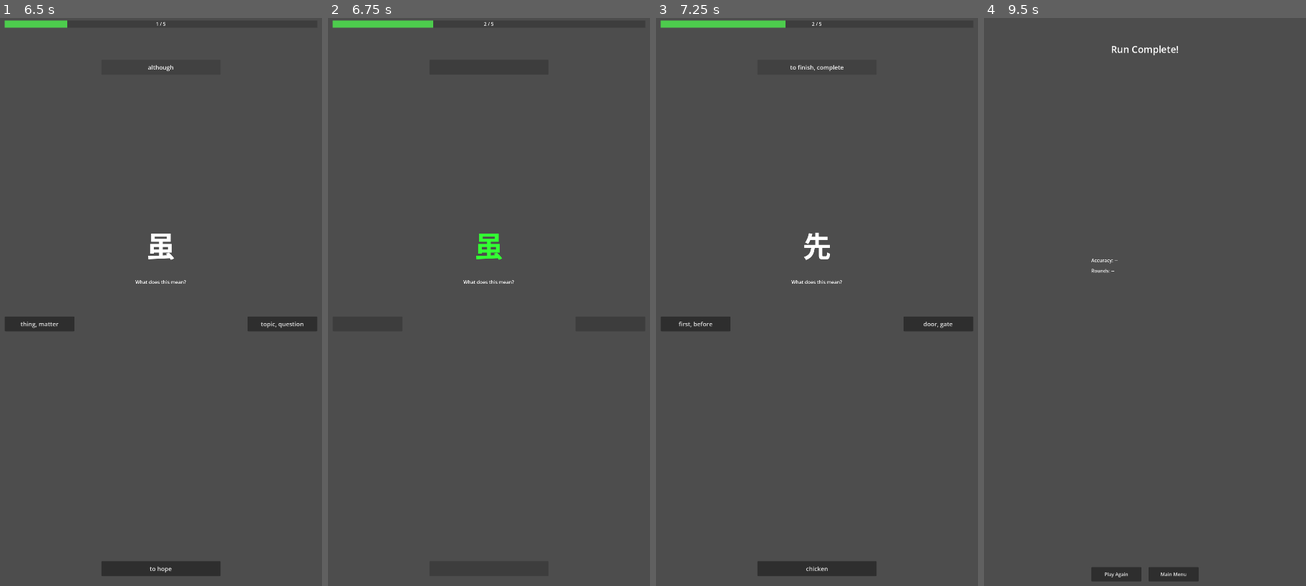
Above: before the commit, frames 1-4 (left to right).
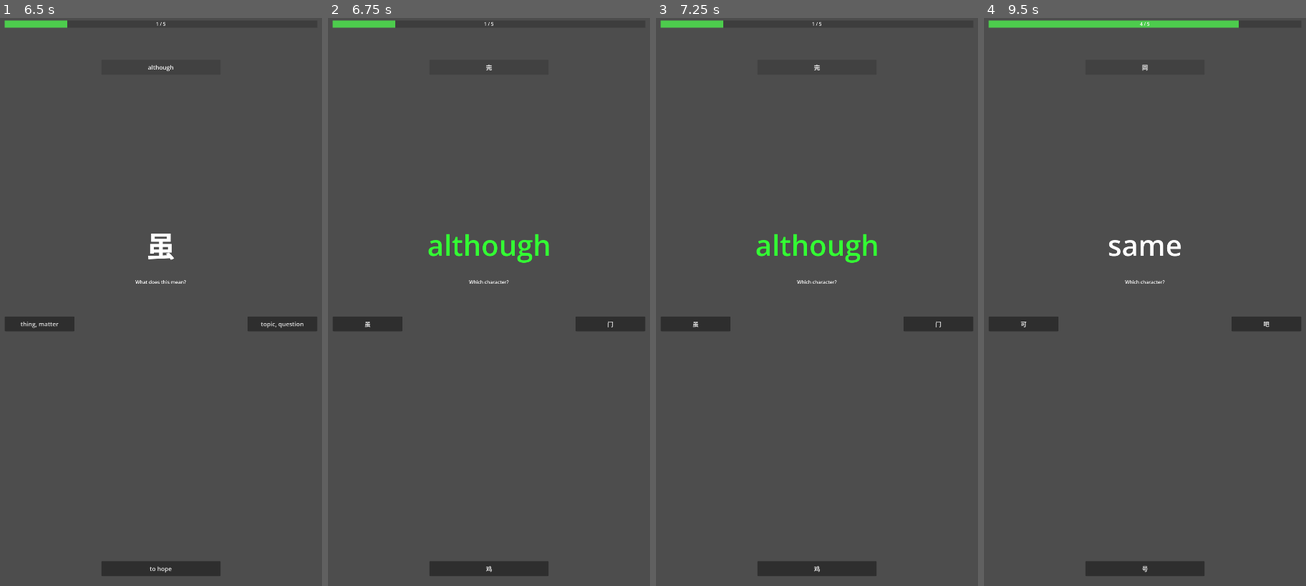
Above: after the commit, the same moments.

Repository: mikechin/Nice
Game: Godot game, scene res://scenes/screens/main_menu.tscn
The game is run twice, just before and just after one commit, with the same random seed, the same clock (stepped at 60 frames per second) and the same inputs.
Inputs:
- Up to frame 1 (6.5 s): click "Play" at 0.5 s; click "Start Run" at 1.25 s; click "still, also" at 2 s; click "to wash" at 2.75 s; click "particle (suggestion)" at 3.5 s; click "Play Again" at 4.25 s; click "Start Run" at 5 s; click "because" at 5.75 s
- Up to frame 2 (6.75 s): click "although" at 6.5 s
- Up to frame 3 (7.25 s): no input
- Up to frame 4 (9.5 s): click "to finish, complete" (after the commit: "完") at 7.25 s; click "面" (after the commit: "guest") at 8 s; click "吧" (after the commit: "次") at 8.75 s

Frame 1 is identical in both runs. In frame 2, 1.0% of the frame differs, in the area x 11-89%, y 0-98%; in frame 3, 1.3%; in frame 4, 3.4%, in the area x 1-99%, y 0-100%.

Commit message:
Wire bonus round into ChallengePresenter
A correct primary on a rare/epic card now rolls the 20% trigger and, on
a hit, chains the three non-primary challenge types as bonus stages —
each correct stage banks a PowerBoost; a miss stops the chain. The
presenter exposes:

- challenge_completed (per stage, unchanged signature) — SRS records
  every stage, primary and bonus alike.
- bonus_round_started, bonus_stage_started — UI hooks for the future
  "BONUS ROUND!" treatment.
- card_resolved (terminal, exactly once per card) — carries the final
  primary_correct + accumulated boosts.

GameScreen now advances on card_resolved instead of challenge_completed
so bonus stages don't prematurely end the card. RunManager only sees
primary stages (bonus stages are SRS-tracked but don't affect round
progression / hand membership).

7 new tests; 448/448 overall pass. RNG is injectable so the bonus
trigger is deterministic in tests.

Co-Authored-By: Claude Opus 4.7 (1M context) <noreply@anthropic.com>

Diff:
--- a/godot-project/scenes/screens/game_screen.gd
+++ b/godot-project/scenes/screens/game_screen.gd
@@ -22,14 +22,24 @@
 var _is_transitioning: bool = false
 var _answer_generator: AnswerGenerator
 var _run_manager: RunManager
+var _bonus_manager: BonusRoundManager
+var _rng: RandomNumberGenerator
+## True between bonus_round_started and card_resolved; lets the per-stage
+## challenge_completed handler skip per-card bookkeeping for bonus stages.
+var _in_bonus_stage: bool = false
 
 
 func _ready() -> void:
 	_warn_missing_nodes()
 	_answer_generator = AnswerGenerator.new(GameState.character_db)
+	_bonus_manager = BonusRoundManager.new()
+	_rng = RandomNumberGenerator.new()
+	_rng.randomize()
 
 	if _challenge_presenter:
 		_challenge_presenter.challenge_completed.connect(_on_challenge_completed)
+		_challenge_presenter.bonus_round_started.connect(_on_bonus_round_started)
+		_challenge_presenter.card_resolved.connect(_on_card_resolved)
 
 	SignalBus.card_presented.connect(_on_card_presented)
 
@@ -87,8 +97,10 @@
 	if _card_prompt_label:
 		_card_prompt_label.remove_theme_color_override("font_color")
 
+	_in_bonus_stage = false
+
 	if _challenge_presenter:
-		_challenge_presenter.setup(_answer_generator)
+		_challenge_presenter.setup(_answer_generator, null, null, _bonus_manager, _rng)
 		_challenge_presenter.present_challenge(card_data, challenge_type, loot_rarity)
 
 
@@ -140,20 +152,18 @@
 	if _is_transitioning:
 		return
 
-	# Record in RunManager
-	if _run_manager:
+	# RunManager tracks per-card progress only — bonus stages share the
+	# primary card and must not double-count toward round completion.
+	if _run_manager and not _in_bonus_stage:
 		_run_manager.on_card_answered(card_id, challenge_type, correct, rating)
 
-	# Record in SRS scheduler
+	# SRS records every stage independently (per-card, per-challenge-type).
 	var now := Time.get_unix_time_from_system()
 	var review_result: Dictionary = GameState.review_scheduler.record_review(
 		card_id, challenge_type, rating, now
 	)
 
 	if correct:
-		_correct_count += 1
-
-		# Check for tier promotion
 		var promotion: Dictionary = review_result.get("promotion", {})
 		if promotion.get("promoted", false):
 			AudioManager.play_tier_promotion()
@@ -167,14 +177,24 @@
 		if _card_prompt_label:
 			_card_prompt_label.add_theme_color_override("font_color", Color(1.0, 0.2, 0.2))
 
-	# Clear answer labels
+
+func _on_bonus_round_started(_card_id: String) -> void:
+	_in_bonus_stage = true
+
+
+func _on_card_resolved(_card_id: String, primary_correct: bool, _boosts: Array) -> void:
+	if _is_transitioning:
+		return
+
+	if primary_correct:
+		_correct_count += 1
+
+	_in_bonus_stage = false
 	_clear_answer_labels()
 
-	# Advance to next card
 	_card_index += 1
 	_update_progress()
 
-	# Delay before next card for visual feedback
 	_is_transitioning = true
 	var timer := get_tree().create_timer(0.6)
 	timer.timeout.connect(_on_transition_timeout)
--- a/godot-project/src/swipe/challenge_presenter.gd
+++ b/godot-project/src/swipe/challenge_presenter.gd
@@ -1,13 +1,29 @@
 ## ChallengePresenter — Orchestrates the card + answers for each challenge.
 ## Ties together CardDisplay, AnswerGenerator, and SwipeDetector.
+##
+## Phase 2: a correct primary answer on a rare/epic card may roll into a
+## bonus round (BonusTrigger.roll). Bonus rounds chain the three challenge
+## types the primary didn't use; each correct stage banks a PowerBoost,
+## a miss stops the chain. The presenter emits per-stage challenge_completed
+## events plus a single terminal card_resolved per card so callers can
+## record SRS feedback per stage but only advance once the card is done.
 class_name ChallengePresenter
 extends Control
 
 signal challenge_completed(card_id: String, challenge_type: String, correct: bool, rating: int)
+## Fires after a correct primary when the trigger roll succeeds.
+signal bonus_round_started(card_id: String)
+## Fires once per bonus stage, just before its input is enabled.
+signal bonus_stage_started(card_id: String, stage: int)
+## Terminal signal — fires exactly once per card after the primary
+## (and any bonus stages) finish. boosts is Array[PowerBoost].
+signal card_resolved(card_id: String, primary_correct: bool, boosts: Array)
 
 var card_display: CardDisplay
 var swipe_detector: SwipeDetector
 var answer_generator: AnswerGenerator
+var bonus_manager: BonusRoundManager
+var rng: RandomNumberGenerator
 
 var _current_card: CharacterData
 var _current_challenge_type: String
@@ -16,6 +32,8 @@
 var _challenge_start_time: float = 0.0
 var _pause_start_ms: float = -1.0
 var _is_active: bool = false
+var _in_bonus_round: bool = false
+var _primary_correct: bool = false
 
 
 func _ready() -> void:
@@ -36,10 +54,18 @@
 				_pause_start_ms = -1.0
 
 
-func setup(ag: AnswerGenerator, cd: CardDisplay = null, sd: SwipeDetector = null) -> void:
+func setup(
+	ag: AnswerGenerator,
+	cd: CardDisplay = null,
+	sd: SwipeDetector = null,
+	brm: BonusRoundManager = null,
+	rng_: RandomNumberGenerator = null,
+) -> void:
 	answer_generator = ag
 	card_display = cd
 	swipe_detector = sd
+	bonus_manager = brm
+	rng = rng_
 	if swipe_detector:
 		if not swipe_detector.swipe_completed.is_connected(_on_swipe):
 			swipe_detector.swipe_completed.connect(_on_swipe)
@@ -47,30 +73,40 @@
 
 func present_challenge(card_data: CharacterData, challenge_type: String, loot_rarity: SrsEnums.LootRarity) -> void:
 	_current_card = card_data
+	_current_loot_rarity = loot_rarity
+	_in_bonus_round = false
+	_primary_correct = false
+
+	# Card display reset only happens for the primary — bonus stages reuse
+	# the same card without re-animating in.
+	if card_display:
+		card_display.setup_for_challenge(card_data, challenge_type, loot_rarity)
+		card_display.animate_card_in()
+
+	_present_for_challenge_type(challenge_type)
+
+
+func submit_answer(direction: String) -> void:
+	_on_swipe(direction)
+
+
+func _present_for_challenge_type(challenge_type: String) -> void:
 	_current_challenge_type = challenge_type
-	_current_loot_rarity = loot_rarity
 	_challenge_start_time = Time.get_ticks_msec()
 	_pause_start_ms = -1.0
 	_is_active = true
 
-	# Generate answer layout
-	_current_answers = answer_generator.generate_answers(card_data, challenge_type)
-
-	# Setup card display
-	if card_display:
-		card_display.setup_for_challenge(card_data, challenge_type, loot_rarity)
-		card_display.animate_card_in()
-
-	# Enable swipe input
+	_current_answers = answer_generator.generate_answers(_current_card, challenge_type)
+
+	if card_display and _in_bonus_round:
+		# Same card, new prompt — reset just the prompt content without
+		# replaying the entrance animation.
+		card_display.setup_for_challenge(_current_card, challenge_type, _current_loot_rarity)
+
 	if swipe_detector:
 		swipe_detector.set_enabled(true)
 
-	# Emit signal for UI to show answer labels
-	SignalBus.card_presented.emit(card_data.to_dict(), challenge_type)
-
-
-func submit_answer(direction: String) -> void:
-	_on_swipe(direction)
+	SignalBus.card_presented.emit(_current_card.to_dict(), challenge_type)
 
 
 func _on_swipe(direction: String) -> void:
@@ -84,30 +120,85 @@
 	var correct_dir: String = _current_answers.get("correct_direction", "")
 	var is_correct := direction == correct_dir
 	var elapsed_ms := roundi(Time.get_ticks_msec() - _challenge_start_time)
-
-	# Determine SRS rating from correctness and speed
 	var rating := _determine_rating(is_correct, elapsed_ms)
 
-	# Visual feedback
 	if card_display:
 		if is_correct:
 			card_display.show_correct_feedback()
 		else:
 			card_display.show_wrong_feedback()
 
-	# Emit result
+	# Per-stage feedback to the rest of the system. SRS tracks each
+	# challenge type independently — bonus stages are real reviews too.
 	SignalBus.card_answered.emit(
 		_current_card.to_dict(),
 		_current_challenge_type,
 		is_correct,
-		rating
+		rating,
 	)
 	challenge_completed.emit(
 		_current_card.character,
 		_current_challenge_type,
 		is_correct,
-		rating
+		rating,
 	)
+
+	if _in_bonus_round:
+		_handle_bonus_stage_result(is_correct)
+	else:
+		_handle_primary_result(is_correct)
+
+
+func _handle_primary_result(is_correct: bool) -> void:
+	_primary_correct = is_correct
+	if not is_correct:
+		_resolve_card([])
+		return
+
+	# Primary correct — try to roll a bonus round if eligible and we have a manager.
+	if bonus_manager == null:
+		_resolve_card([])
+		return
+
+	var outcome := BonusTrigger.roll(_current_loot_rarity, rng)
+	if outcome != BonusEnums.BonusOutcome.TRIGGERED:
+		_resolve_card([])
+		return
+
+	_start_bonus_round()
+
+
+func _start_bonus_round() -> void:
+	_in_bonus_round = true
+	bonus_manager.start(_current_card.character, _current_challenge_type)
+	bonus_round_started.emit(_current_card.character)
+	_advance_bonus_stage()
+
+
+func _advance_bonus_stage() -> void:
+	var stage := bonus_manager.next_stage()
+	if stage < 0:
+		_resolve_card(bonus_manager.get_boosts())
+		return
+	bonus_stage_started.emit(_current_card.character, stage)
+	_present_for_challenge_type(BonusEnums.stage_to_string(stage))
+
+
+func _handle_bonus_stage_result(is_correct: bool) -> void:
+	# Translate the just-presented challenge type back into a BonusStage
+	# so the manager can record it. Defensive: if it doesn't map, we stop
+	# the round rather than feeding a bogus value into the manager.
+	var stage := BonusEnums.stage_from_string(_current_challenge_type)
+	var outcome := bonus_manager.record_stage_result(stage, is_correct)
+	if outcome == BonusEnums.StageOutcome.CONTINUE:
+		_advance_bonus_stage()
+	else:
+		_resolve_card(bonus_manager.get_boosts())
+
+
+func _resolve_card(boosts: Array) -> void:
+	_in_bonus_round = false
+	card_resolved.emit(_current_card.character, _primary_correct, boosts)
 
 
 ## Map answer correctness + speed to an SRS rating.
@@ -143,3 +234,7 @@
 
 func is_active() -> bool:
 	return _is_active
+
+
+func is_in_bonus_round() -> bool:
+	return _in_bonus_round
--- /dev/null
+++ b/godot-project/tests/swipe/test_challenge_presenter_bonus.gd
@@ -0,0 +1,243 @@
+## Tests for ChallengePresenter bonus-round wiring — drive the state
+## machine via submit_answer, verify per-stage and terminal signals.
+extends GdUnitTestSuite
+
+var _presenter: ChallengePresenter
+var _gen: AnswerGenerator
+var _bonus: BonusRoundManager
+var _card: CharacterData
+
+
+func before_test() -> void:
+	_presenter = auto_free(ChallengePresenter.new())
+	_bonus = BonusRoundManager.new()
+
+	# Tiny deterministic-ish DB so AnswerGenerator can fill 4 slots.
+	var db := CharacterDatabase.new()
+	var chars: Array[CharacterData] = [
+		CharacterData.from_dict({
+			"character": "好", "pinyin": "hǎo", "tone": 3,
+			"meaning": "good", "hsk_level": 2, "radicals": ["女", "子"],
+		}),
+		CharacterData.from_dict({
+			"character": "大", "pinyin": "dà", "tone": 4,
+			"meaning": "big", "hsk_level": 2, "radicals": ["大"],
+		}),
+		CharacterData.from_dict({
+			"character": "小", "pinyin": "xiǎo", "tone": 3,
+			"meaning": "small", "hsk_level": 2, "radicals": ["小"],
+		}),
+		CharacterData.from_dict({
+			"character": "人", "pinyin": "rén", "tone": 2,
+			"meaning": "person", "hsk_level": 2, "radicals": ["人"],
+		}),
+	]
+	db.load_from_array(chars)
+	_gen = AnswerGenerator.new(db)
+	_card = chars[0]
+
+
+# -- helpers --
+
+## Find a seed whose first randf() falls on the requested side of the
+## trigger threshold. We probe a fresh RNG each iteration so the seed we
+## return is identical to the one the presenter will use.
+func _seed_for_trigger(should_trigger: bool) -> int:
+	for s in range(1, 500):
+		var probe := RandomNumberGenerator.new()
+		probe.seed = s
+		var hits := probe.randf() < BonusEnums.BONUS_TRIGGER_CHANCE
+		if hits == should_trigger:
+			return s
+	fail("No seed in [1, 500) produced the requested trigger outcome")
+	return -1
+
+
+func _make_rng(seed_value: int) -> RandomNumberGenerator:
+	var r := RandomNumberGenerator.new()
+	r.seed = seed_value
+	return r
+
+
+func _submit_correct() -> void:
+	var dir: String = _presenter.get_current_answers()["correct_direction"]
+	_presenter.submit_answer(dir)
+
+
+func _submit_wrong() -> void:
+	var correct_dir: String = _presenter.get_current_answers()["correct_direction"]
+	for d in ["up", "down", "left", "right"]:
+		if d != correct_dir:
+			_presenter.submit_answer(d)
+			return
+
+
+# -- ineligible loot rarity skips the bonus path entirely --
+
+func test_common_loot_resolves_immediately_on_correct() -> void:
+	_presenter.setup(_gen, null, null, _bonus, _make_rng(1))
+	var resolved: Array[Dictionary] = []
+	# Lambdas capture ints by value, so use a 1-element Array as a counter.
+	var bonus_starts: Array[int] = [0]
+	_presenter.card_resolved.connect(
+		func(card_id: String, primary_correct: bool, boosts: Array) -> void:
+			resolved.append({"card_id": card_id, "correct": primary_correct, "boosts": boosts})
+	)
+	_presenter.bonus_round_started.connect(func(_c: String) -> void: bonus_starts[0] += 1)
+
+	_presenter.present_challenge(_card, "meaning", SrsEnums.LootRarity.COMMON)
+	_submit_correct()
+
+	assert_int(resolved.size()).is_equal(1)
+	assert_str(resolved[0]["card_id"]).is_equal("好")
+	assert_bool(resolved[0]["correct"]).is_true()
+	assert_int(resolved[0]["boosts"].size()).is_equal(0)
+	assert_int(bonus_starts[0]).is_equal(0)
+
+
+# -- wrong primary never triggers a bonus --
+
+func test_wrong_primary_resolves_with_no_boosts() -> void:
+	# Even seeded for a guaranteed trigger, a wrong primary must skip bonus.
+	var seed_val := _seed_for_trigger(true)
+	_presenter.setup(_gen, null, null, _bonus, _make_rng(seed_val))
+	var resolved: Array[Dictionary] = []
+	var bonus_starts: Array[int] = [0]
+	_presenter.card_resolved.connect(
+		func(_c: String, primary_correct: bool, boosts: Array) -> void:
+			resolved.append({"correct": primary_correct, "boosts": boosts})
+	)
+	_presenter.bonus_round_started.connect(func(_c: String) -> void: bonus_starts[0] += 1)
+
+	_presenter.present_challenge(_card, "meaning", SrsEnums.LootRarity.NEW_CARD)
+	_submit_wrong()
+
+	assert_int(resolved.size()).is_equal(1)
+	assert_bool(resolved[0]["correct"]).is_false()
+	assert_int(resolved[0]["boosts"].size()).is_equal(0)
+	assert_int(bonus_starts[0]).is_equal(0)
+
+
+# -- triggered bonus, full clean run --
+
+func test_bonus_triggered_three_correct_stages_yields_three_boosts() -> void:
+	var seed_val := _seed_for_trigger(true)
+	_presenter.setup(_gen, null, null, _bonus, _make_rng(seed_val))
+
+	var stages_started: Array[int] = []
+	var resolved: Dictionary = {}
+	var bonus_starts: Array[int] = [0]
+	_presenter.bonus_round_started.connect(func(_c: String) -> void: bonus_starts[0] += 1)
+	_presenter.bonus_stage_started.connect(
+		func(_c: String, stage: int) -> void: stages_started.append(stage)
+	)
+	_presenter.card_resolved.connect(
+		func(_c: String, primary_correct: bool, boosts: Array) -> void:
+			resolved["correct"] = primary_correct
+			resolved["boosts"] = boosts
+	)
+
+	_presenter.present_challenge(_card, "meaning", SrsEnums.LootRarity.NEW_CARD)
+	# Primary correct
+	_submit_correct()
+	# Three bonus stages, all correct
+	for i in 3:
+		_submit_correct()
+
+	assert_int(bonus_starts[0]).is_equal(1)
+	assert_int(stages_started.size()).is_equal(3)
+	# The primary was MEANING, so the chain must skip MEANING.
+	assert_bool(BonusEnums.BonusStage.MEANING in stages_started).is_false()
+	assert_bool(resolved.get("correct", false)).is_true()
+	var boosts: Array = resolved["boosts"]
+	assert_int(boosts.size()).is_equal(3)
+	# All three boosts come from the bonus-stage source.
+	for b in boosts:
+		assert_int(b.source).is_equal(PowerEnums.BoostSource.BONUS_STAGE)
+		assert_int(b.amount).is_equal(BonusEnums.BOOST_PER_STAGE)
+
+
+# -- triggered bonus, miss stops the chain mid-flight --
+
+func test_bonus_miss_after_one_correct_stops_chain_with_one_boost() -> void:
+	var seed_val := _seed_for_trigger(true)
+	_presenter.setup(_gen, null, null, _bonus, _make_rng(seed_val))
+
+	var resolved: Dictionary = {}
+	_presenter.card_resolved.connect(
+		func(_c: String, primary_correct: bool, boosts: Array) -> void:
+			resolved["correct"] = primary_correct
+			resolved["boosts"] = boosts
+	)
+
+	_presenter.present_challenge(_card, "tone", SrsEnums.LootRarity.NEW_CARD)
+	_submit_correct()  # primary
+	_submit_correct()  # bonus #1
+	_submit_wrong()    # bonus #2 — chain stops here
+
+	var boosts: Array = resolved["boosts"]
+	assert_int(boosts.size()).is_equal(1)
+	assert_bool(resolved["correct"]).is_true()
+	# is_in_bonus_round must reset on terminal resolution.
+	assert_bool(_presenter.is_in_bonus_round()).is_false()
+
+
+# -- the trigger roll can simply miss --
+
+func test_bonus_not_triggered_when_roll_above_threshold() -> void:
+	var seed_val := _seed_for_trigger(false)
+	_presenter.setup(_gen, null, null, _bonus, _make_rng(seed_val))
+
+	var bonus_starts: Array[int] = [0]
+	var resolved: Dictionary = {}
+	_presenter.bonus_round_started.connect(func(_c: String) -> void: bonus_starts[0] += 1)
+	_presenter.card_resolved.connect(
+		func(_c: String, primary_correct: bool, boosts: Array) -> void:
+			resolved["correct"] = primary_correct
+			resolved["boosts"] = boosts
+	)
+
+	_presenter.present_challenge(_card, "meaning", SrsEnums.LootRarity.NEW_CARD)
+	_submit_correct()
+
+	assert_int(bonus_starts[0]).is_equal(0)
+	assert_int(resolved["boosts"].size()).is_equal(0)
+	assert_bool(resolved["correct"]).is_true()
+
+
+# -- defensive: presenter without a bonus manager still resolves cleanly --
+
+func test_no_bonus_manager_skips_bonus_path_safely() -> void:
+	_presenter.setup(_gen, null, null, null, null)
+	var resolved: Array[bool] = [false]
+	_presenter.card_resolved.connect(func(_c: String, _ok: bool, _b: Array) -> void: resolved[0] = true)
+
+	_presenter.present_challenge(_card, "meaning", SrsEnums.LootRarity.NEW_CARD)
+	_submit_correct()
+	assert_bool(resolved[0]).is_true()
+
+
+# -- per-stage challenge_completed fires for every challenge in the chain --
+
+func test_challenge_completed_fires_per_stage_in_full_chain() -> void:
+	var seed_val := _seed_for_trigger(true)
+	_presenter.setup(_gen, null, null, _bonus, _make_rng(seed_val))
+
+	var completions: Array[String] = []
+	_presenter.challenge_completed.connect(
+		func(_card_id: String, ct: String, _ok: bool, _r: int) -> void:
+			completions.append(ct)
+	)
+
+	_presenter.present_challenge(_card, "meaning", SrsEnums.LootRarity.NEW_CARD)
+	_submit_correct()
+	for i in 3:
+		_submit_correct()
+
+	# 1 primary + 3 bonus stages
+	assert_int(completions.size()).is_equal(4)
+	assert_str(completions[0]).is_equal("meaning")
+	# Bonus stages cover the other three types in some order.
+	var bonus_set := completions.slice(1)
+	for ct in ["character", "pinyin", "tone"]:
+		assert_bool(ct in bonus_set).is_true()
Not shown, added: godot-project/tests/swipe/test_challenge_presenter_bonus.gd.uid
